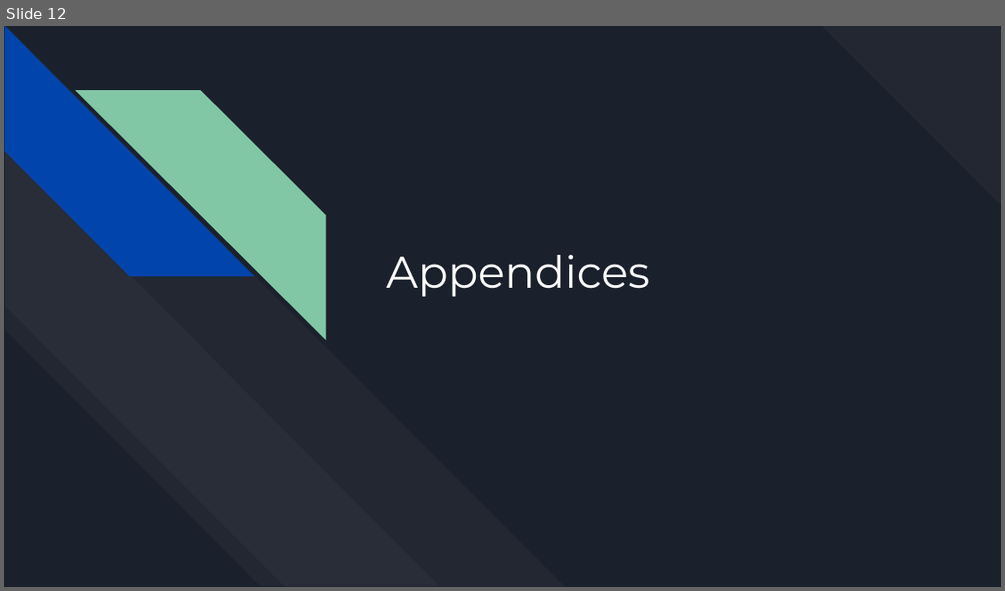
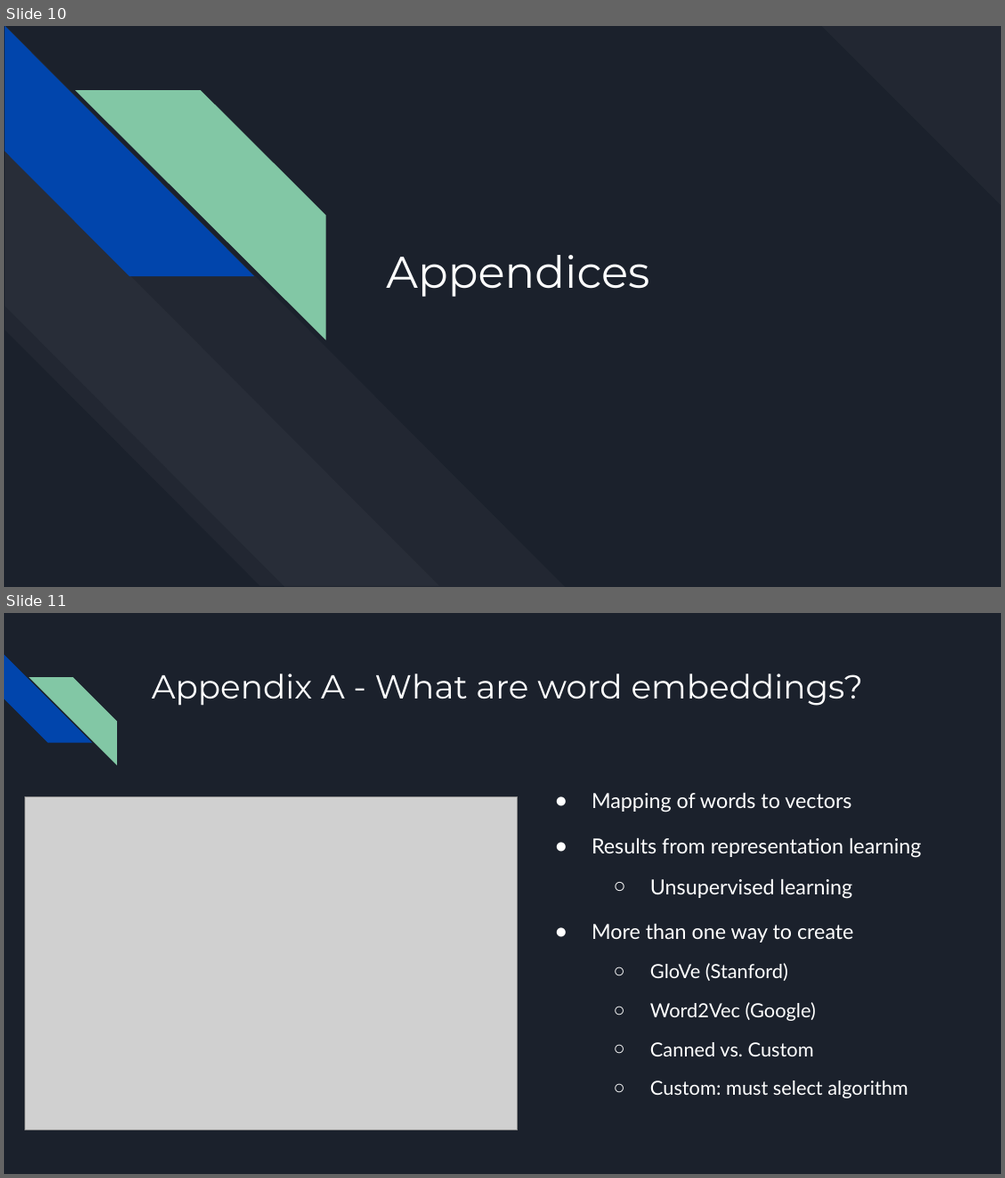
Before and after one commit to MichaelSzczepaniak/WordEmbeddings, a slide deck: word_embeddings_30min.odp. Shown one above the other, each under a label of ours: slide 12 before the commit, slides 10 and 11 after it. The pictures are 1005x591 and 1005x1178 pixels, drawn with LibreOffice and Linux fonts; fonts in the diff are those of the drawing; grey boxes stand for pictures. Boxes give left, top, right and bottom in pixels: in the first picture for what was removed or moved away, otherwise in the second. Text is boxed around its words. In the diff, an @@ line names an element or a change of style, - is before the commit and + after.

```diff
--- a/word_embeddings_30min.odp
+++ b/word_embeddings_30min.odp
@@ slide 11 added at [4,613,1001,1174], background #1B212C @@
@@ diag stripe added at [4,655,92,743], fill #0145AC @@
@@ diag stripe added at [29,677,117,764], fill #82C7A5 @@
@@ title added at [152,674,863,706], 24 pt, text #FFFFFF @@
+Appendix A - What are word embeddings?
@@ picture added at [25,796,518,1129] @@
@@ text added at [591,793,922,1098], 15 pt, text #FFFFFF @@
+● Mapping of words to vectors
+● Results from representation learning
+  ○ Unsupervised learning
+● More than one way to create
+  ○ GloVe (Stanford)
+  ○ Word2Vec (Google)
+  ○ Canned vs. Custom
+  ○ Custom: must select algorithm
@@ what was slide 12 is now slide 10 @@
```
Also in this commit, not shown: 5 slides changed, 6 other slides added, 9 slides removed.
